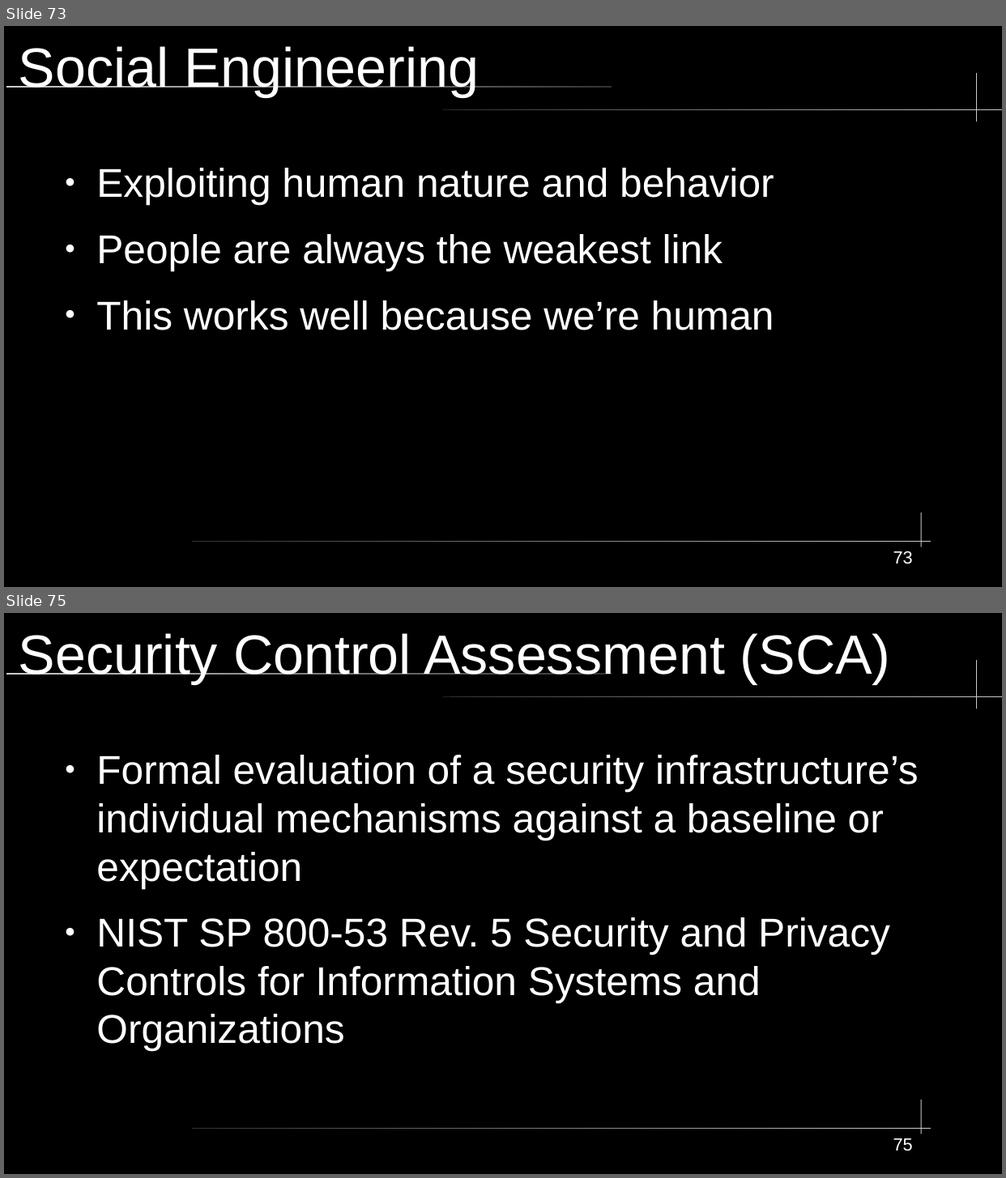
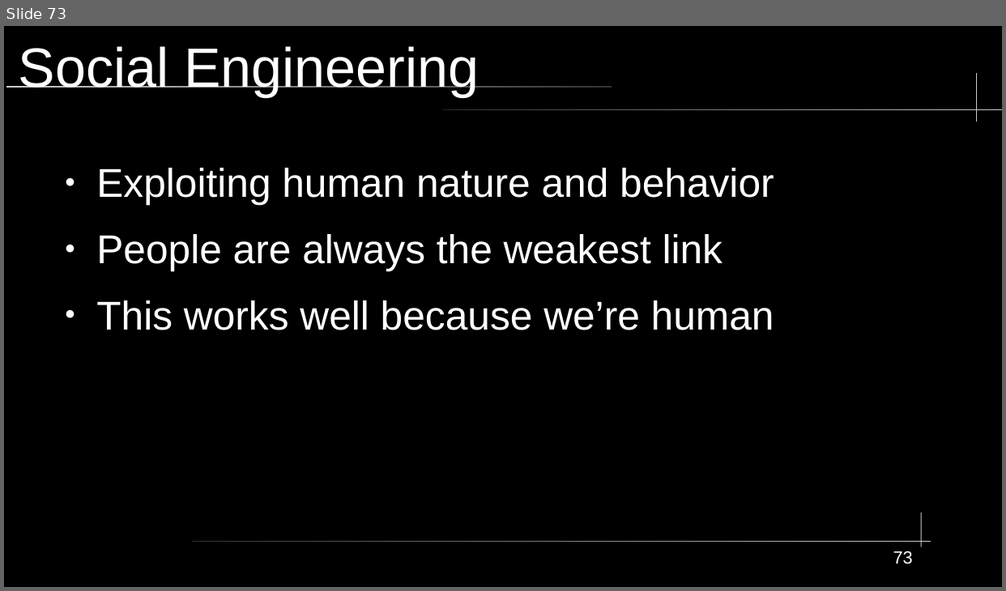
Before and after one commit to City-Colleges-of-Chicago-Cybersecurity/COMPSFI-214, a slide deck: 2026/Spring/powerpoints/Chapter-02-Personnel-Security-and-Risk-Management-Concepts.odp. Shown one above the other, each under a label of ours: slides 73 and 75 before the commit, slide 73 after it; the slides between them are not shown. The pictures are 1006x1178 and 1006x591 pixels, drawn with LibreOffice and Linux fonts; fonts in the diff are those of the drawing. Boxes give left, top, right and bottom in pixels: in the first picture for what was removed or moved away, otherwise in the second. Text is boxed around its words. In the diff, an @@ line names an element or a change of style, - is before the commit and + after.

```diff
--- a/2026/Spring/powerpoints/Chapter-02-Personnel-Security-and-Risk-Management-Concepts.odp
+++ b/2026/Spring/powerpoints/Chapter-02-Personnel-Security-and-Risk-Management-Concepts.odp
@@ slide 75 removed at [4,613,1002,1174], background #000000; not listed: 5 template elements that a slide beside it also shows @@
@@ title removed at [19,633,891,684] @@
-Security Control Assessment (SCA)
@@ text removed at [96,755,918,1051] @@
-● Formal evaluation of a security infrastructure’s individual mechanisms against a baseline or expectation
-● NIST SP 800-53 Rev. 5 Security and Privacy Controls for Information Systems and Organizations
@@ page number removed at [893,1139,913,1152] @@
-75
```
Also in this commit, not shown: 1 slide changed, 11 slides added, 2 other files.
